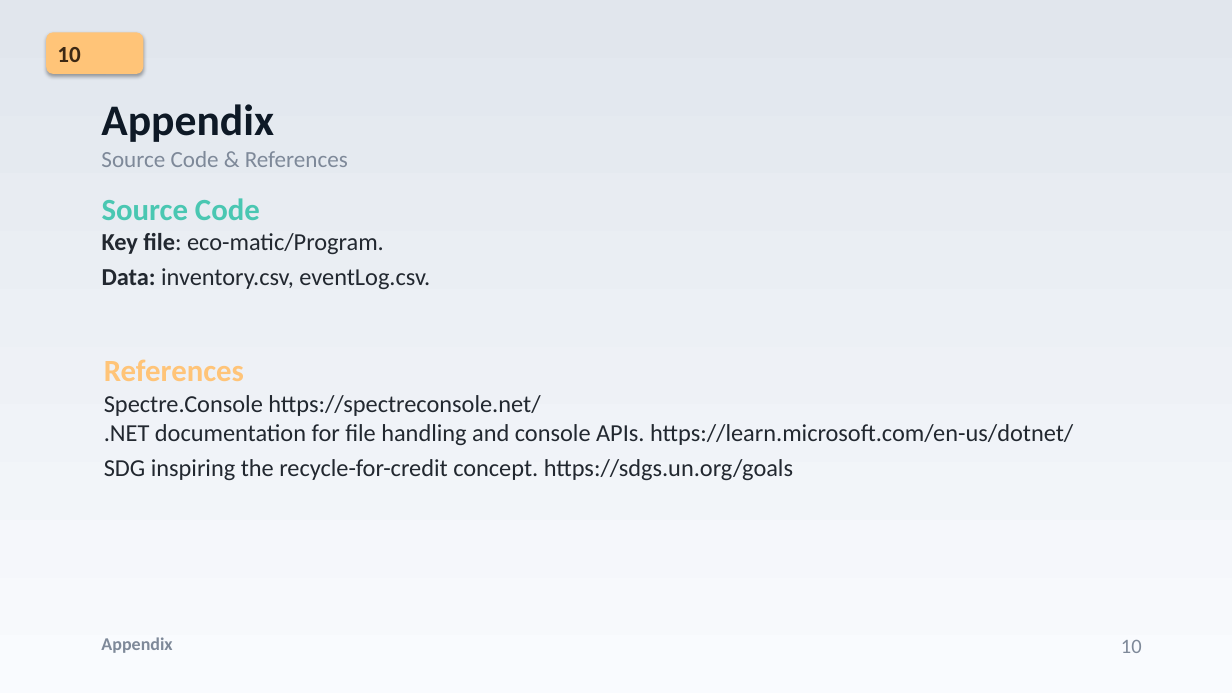
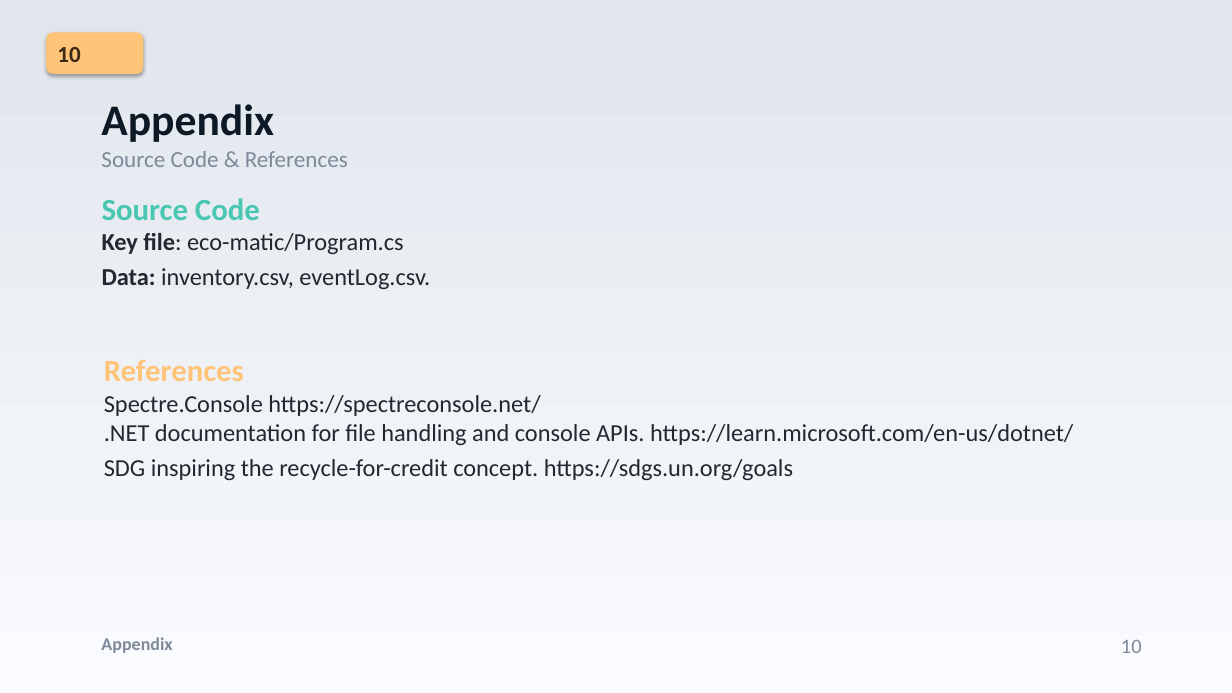
Before and after one commit to SeanixReal/Eco-Matic, a slide deck: slide 14 of EcoMatic_Presentation.pptx. Drawn at 1232x693 pixels with LibreOffice and Linux fonts; fonts in the diff are those of the drawing. Boxes give left, top, right and bottom in pixels: in the first picture for what was removed or moved away, otherwise in the second. Text is boxed around its words. In the diff, an @@ line names an element or a change of style, - is before the commit and + after.

Commit message:
Improved Presentation

```diff
--- a/EcoMatic_Presentation.pptx
+++ b/EcoMatic_Presentation.pptx
@@ text at (102, 233, 403, 254): text changed @@
-Key file: eco-matic/Program.
+Key file: eco-matic/Program.cs
```
Also in this commit, not shown: 1 other slide changed.
